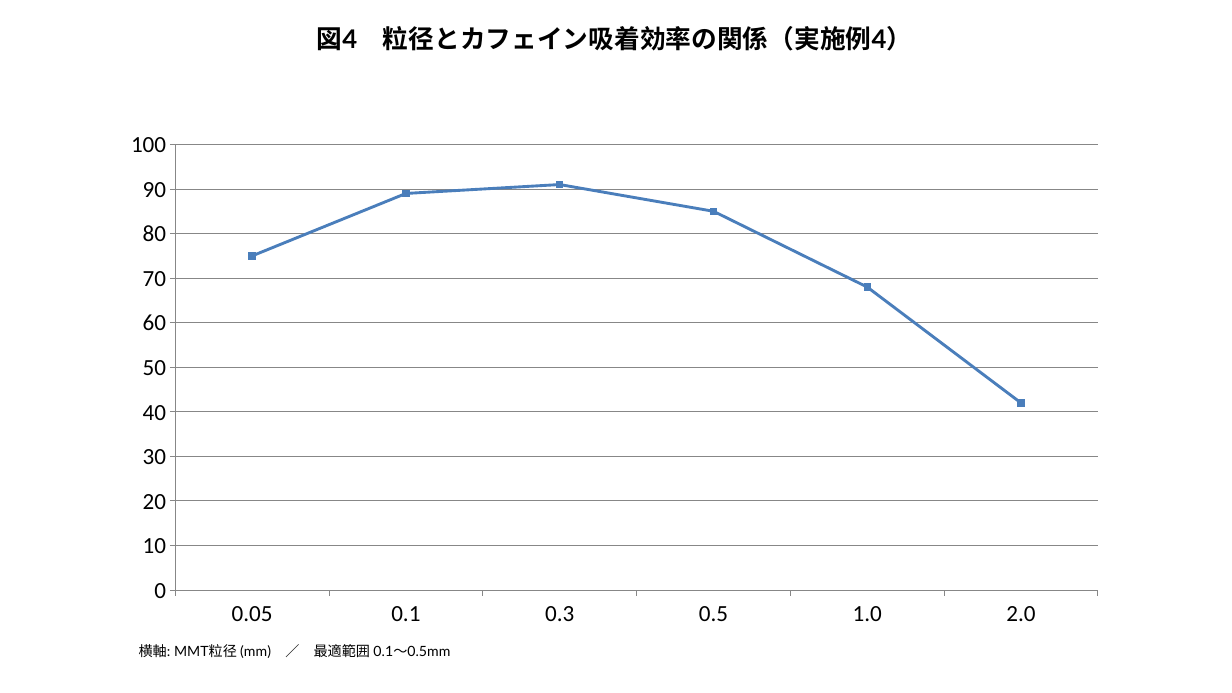
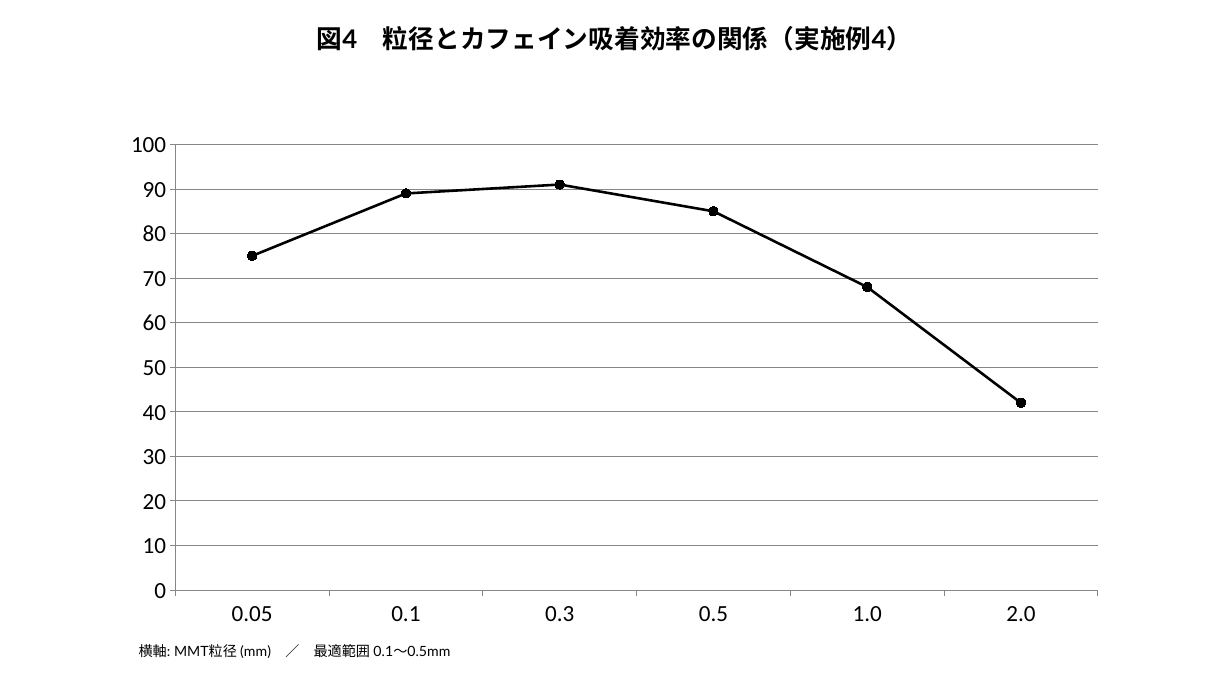
Before and after one commit to bougtoir/heat-accidents-mortality, a slide deck: slide 4 of montmorillonite_decaf/patent_figures.pptx. Drawn at 1232x693 pixels with LibreOffice and Linux fonts; fonts in the diff are those of the drawing. Boxes give left, top, right and bottom in pixels: in the first picture for what was removed or moved away, otherwise in the second. Text is boxed around its words. In the diff, an @@ line names an element or a change of style, - is before the commit and + after.

```diff
--- a/montmorillonite_decaf/patent_figures.pptx
+++ b/montmorillonite_decaf/patent_figures.pptx
@@ line chart at [111, 120, 1118, 638] @@
@@ colour of Series 1 #4F81BD to #000000 @@
```
Also in this commit, not shown: 4 other slides changed, 9 other files.
